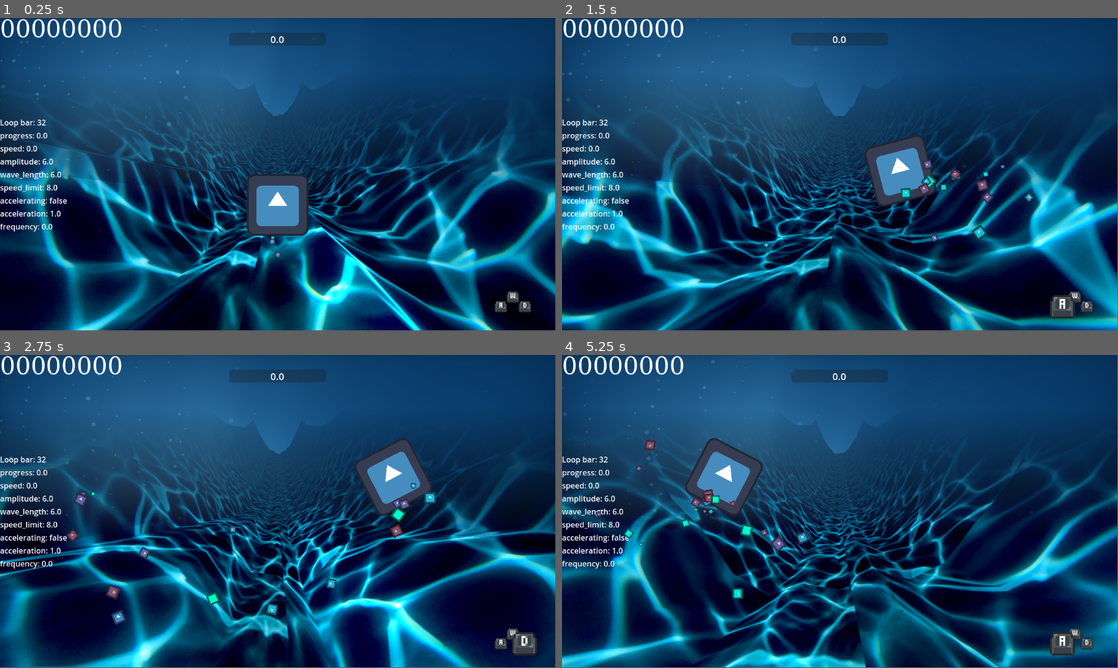
Above: before the commit, frames 1-4 (two rows, left to right).
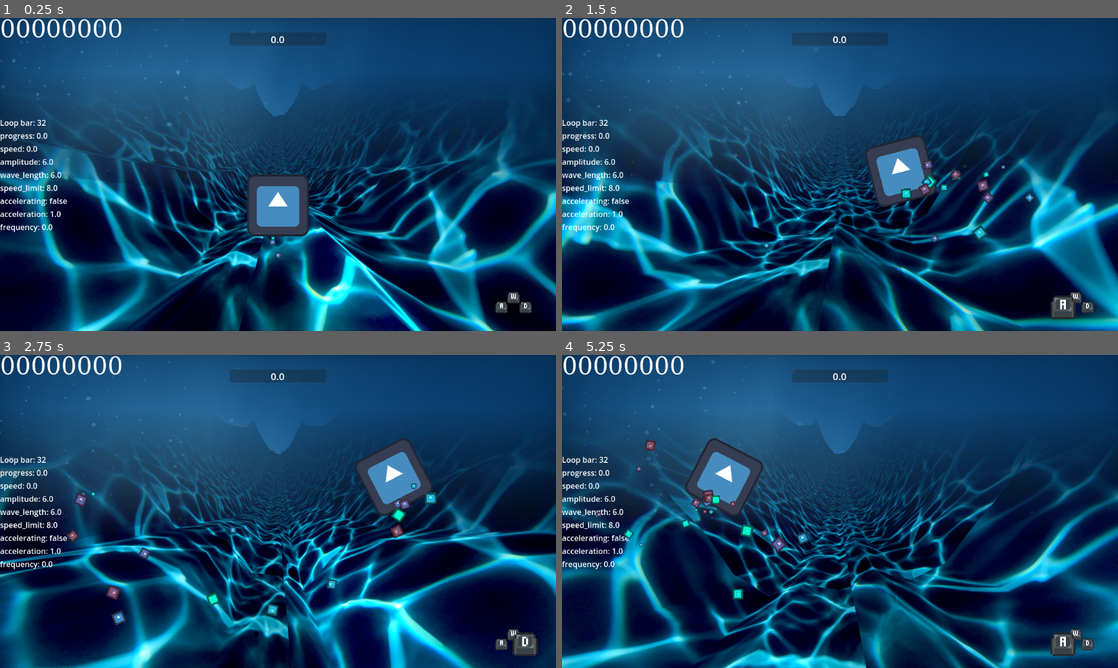
Above: after the commit, the same moments.

Repository: mabanana/waves
Game: Godot game, scene res://wave_scroller.tscn
Same seed, same stepped clock (60 frames per second), same inputs: the game is played once before the commit and once after it. The engine's default icon, where the game draws it, is replaced by a stand-in: a white triangle on a blue panel in a dark square. Sound files missing from this copy of the repository are replaced by a short silence.
Inputs:
- Up to frame 1 (0.25 s): no input
- Up to frame 2 (1.5 s): tap Enter at 0.5 s; hold D (right) 0.53-1.28 s; hold A (left) from 1.28 s (still down)
- Up to frame 3 (2.75 s): release A (left) at 2.03 s; hold D (right) from 2.03 s (still down)
- Up to frame 4 (5.25 s): release D (right) at 2.78 s; hold W (accelerate) 2.78-3.53 s; hold A (left) from 3.53 s (still down)
In our replay, the window is 799x449 before the commit and 800x450 after it. These sizes can differ from the game's own. Grey fills any space a smaller window leaves; there, only what the larger window draws over its background counts as a difference.

The runs differ from the first frame. In frame 1, 3.4% of the frame differs, in the area x 0-100%, y 0-100%; in frame 2, 3.8%; in frame 3, 4.4%; in frame 4, 4.3%.
Error in both runs: Modulo by zero error in operator '%'. (res://music_controller.gd:56)

Commit message:
Update scaling settings

Diff:
--- a/project.godot
+++ b/project.godot
@@ -14,6 +14,12 @@
 run/main_scene="uid://c72l75yy5r0bq"
 config/features=PackedStringArray("4.4", "GL Compatibility")
 config/icon="res://icon.svg"
+
+[display]
+
+window/size/mode=3
+window/size/resizable=false
+window/stretch/mode="viewport"
 
 [input]
 
